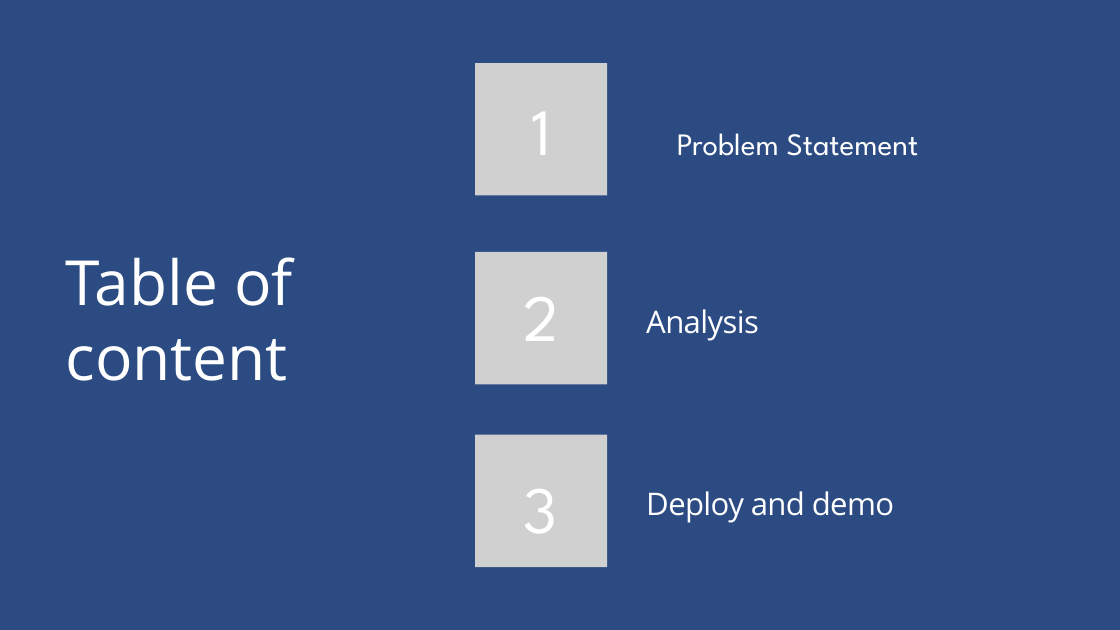
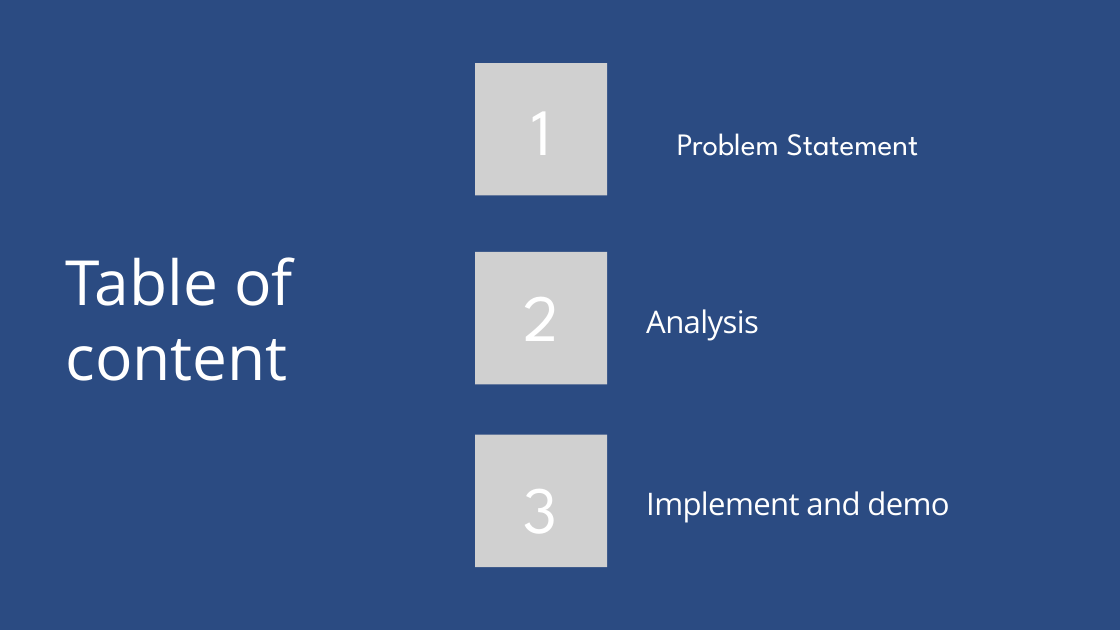
Before and after one commit to hainamtr317/InternshipIU, a slide deck: slide 2 of Project Internship IU.pptx. Drawn at 1120x630 pixels with LibreOffice and Linux fonts; fonts in the diff are those of the drawing; grey boxes stand for pictures. Boxes give left, top, right and bottom in pixels: in the first picture for what was removed or moved away, otherwise in the second. Text is boxed around its words. In the diff, an @@ line names an element or a change of style, - is before the commit and + after.

```diff
--- a/Project Internship IU.pptx
+++ b/Project Internship IU.pptx
@@ text at (646,491,949,523): text changed @@
-Deploy and demo
+Implement and demo
```
Also in this commit, not shown: 2 other slides changed, 22 other files.
